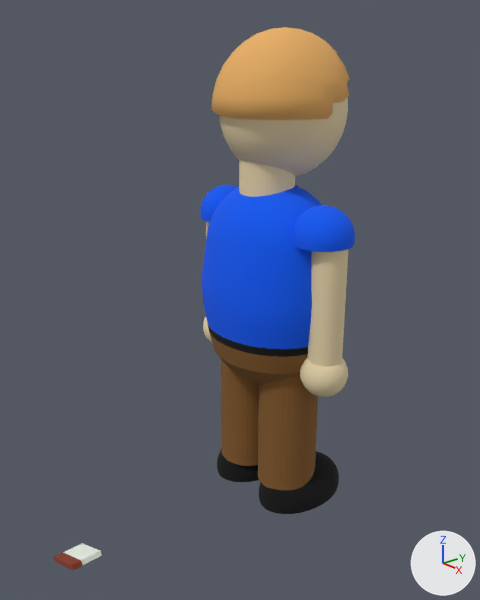
What one commit did to the Blender file assets/model/autoprocessor.blend.
Camera for both pictures: a 50 mm lens placed at (3.31, -3.42, 3.09), pointed at (0.18, -0.8, 1.62). Arrows for +X, +Y and +Z are at lower right; the lights stay in place.
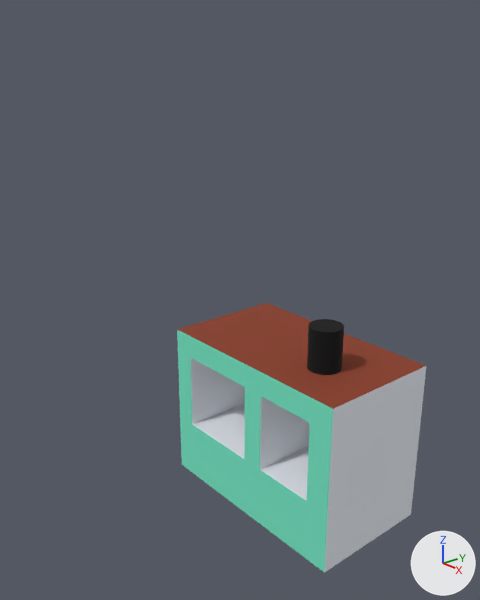
The newer file is also rescaled (x1.237), turned or shifted as a whole; pictures and numbers use the older file's frame.

What changed in the scene script:
```text
Change me_cylinder_014:
    where me_cylinder_014.from_pydata(...)  # 64 vertices, 34 faces; spans x -1.0..1.0, y -1.0..1.0, z -1.0..1.0
    remove me_cylinder_014.materials.append(mat_plant_001)  # beige #ead7ac
    add me_cylinder_014.materials.append(mat_cartire_001)  # black #3d3d3d
Remove ob_sphere:
    ob_sphere = bpy.data.objects.new('Sphere', me_sphere)
Remove ob_sphere_001:
    ob_sphere_001 = bpy.data.objects.new('Sphere.001', me_sphere_001)
Remove ob_sphere_009:
    ob_sphere_009 = bpy.data.objects.new('Sphere.009', me_sphere_010)
Remove ob_cylinder:
    ob_cylinder = bpy.data.objects.new('Cylinder', me_cylinder)
Remove ob_cylinder_010:
    ob_cylinder_010 = bpy.data.objects.new('Cylinder.010', me_cylinder_010)
Remove ob_cylinder_011:
    ob_cylinder_011 = bpy.data.objects.new('Cylinder.011', me_cylinder_011)
Remove ob_sphere_010:
    ob_sphere_010 = bpy.data.objects.new('Sphere.010', me_sphere_011)
Remove ob_sphere_011:
    ob_sphere_011 = bpy.data.objects.new('Sphere.011', me_sphere_012)
Remove ob_sphere_012:
    ob_sphere_012 = bpy.data.objects.new('Sphere.012', me_sphere_013)
Change ob_cylinder_013:
    ob_cylinder_013.location: (0.552, -0.371, 1.567) -> (0.552, -0.371, 1.286)
    ob_cylinder_013.rotation_euler: (0.0, 0.0, 0.0) -> (0.0, 0.0, -3.142)  # degrees (0, 0, 0) -> degrees (0, 0, -180)
    ob_cylinder_013.scale: (0.116, 0.116, 0.44) -> (0.116, 0.116, 0.159)
Remove ob_sphere_013:
    ob_sphere_013 = bpy.data.objects.new('Sphere.013', me_sphere_014)
Remove ob_sphere_014:
    ob_sphere_014 = bpy.data.objects.new('Sphere.014', me_sphere_015)
Remove ob_sphere_015:
    ob_sphere_015 = bpy.data.objects.new('Sphere.015', me_sphere_016)
Remove ob_cube_007:
    ob_cube_007 = bpy.data.objects.new('Cube.007', me_cube)
Remove ob_cube_008:
    ob_cube_008 = bpy.data.objects.new('Cube.008', me_cube_007)
Add ob_cube_009:
    ob_cube_009 = bpy.data.objects.new('Cube.009', me_cube_008)  # 56 vertices, 54 faces; spans x -1.0..1.0, y -1.0..1.0, z -1.0..1.0; in mat_plant_009 (white #ecf1f8), mat_plant (green #76eac8), mat_plant_008 (brown #8b3d26)
    ob_cube_009.location = (0.168, -0.282, 0.534)
    ob_cube_009.rotation_euler = (0.0, 0.0, -3.142)  # degrees (0, 0, -180)
    ob_cube_009.scale = (0.809, 0.463, 0.606)
```

Where the change shows, as pixel boxes (x1, y1, x2, y2) in the pictures (480 x 600 px):
'Cube.009', added: after (177, 303, 426, 573)
'Sphere.009', deleted: before (201, 185, 322, 384)
'Sphere', deleted: before (211, 27, 350, 120)
'Cylinder.010', deleted (brown): before (258, 375, 318, 490)
'Sphere.001', deleted: before (219, 97, 348, 177)
'Cylinder.013', recoloured, moved, turned, rescaled (beige to black): before (307, 249, 348, 367); after (307, 319, 344, 375)
'Cylinder.011', deleted (brown): before (221, 360, 259, 466)
'Sphere.015', deleted (black): before (259, 451, 339, 514)
'Sphere.012', deleted: before (294, 205, 355, 252)
'Cylinder', deleted (beige): before (239, 160, 295, 197)
'Sphere.013', deleted (beige): before (300, 358, 348, 397)
'Sphere.014', deleted (black): before (217, 448, 259, 482)
'Sphere.011', deleted: before (200, 185, 239, 222)
'Cube.007', deleted: before (64, 543, 102, 565)
'Cube.008', deleted: before (54, 552, 83, 571)
'Sphere.010', deleted: before (203, 317, 212, 343)
